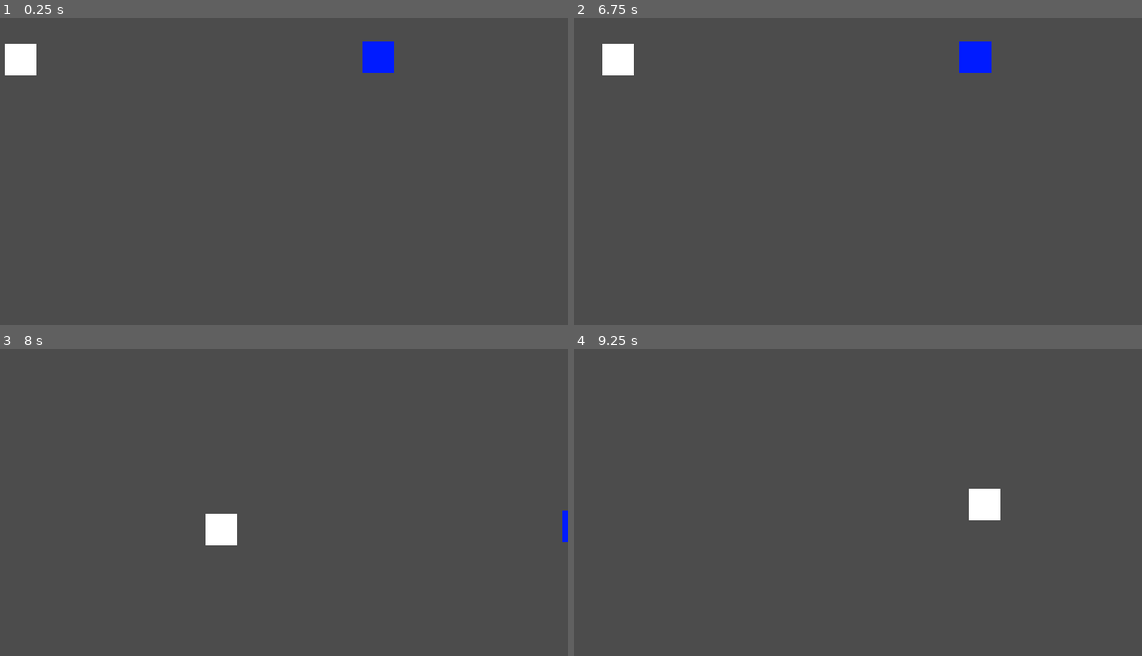
Above: before the commit, frames 1-4 (two rows, left to right).
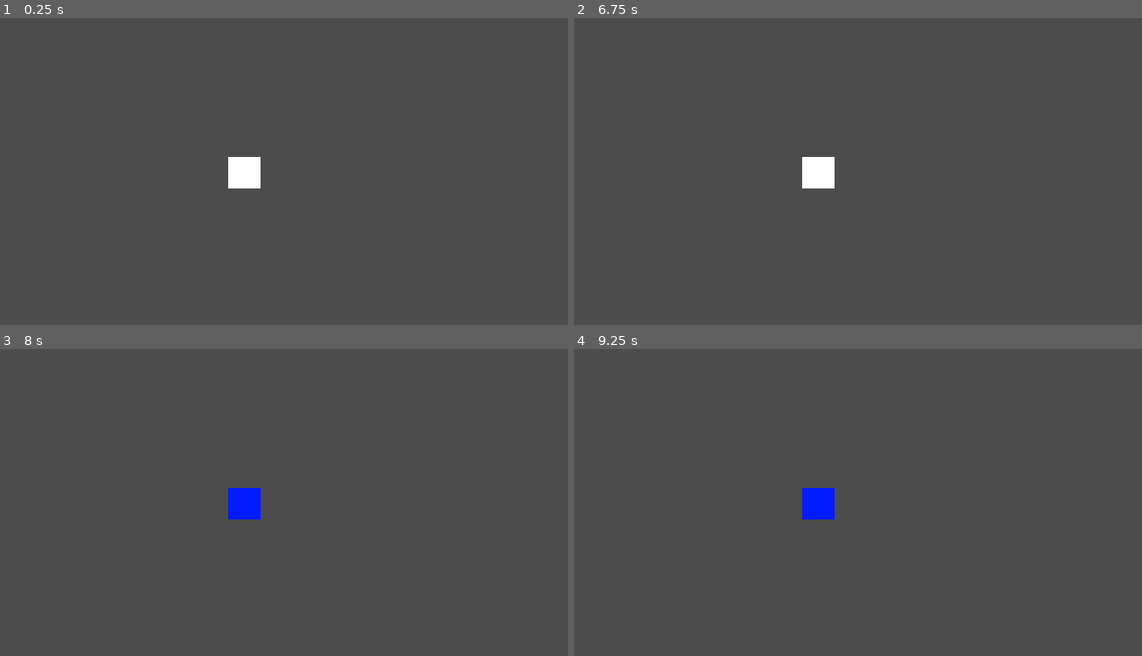
Above: after the commit, the same moments.

Repository: Archeologits/GMTK-GJ-21
Game: Godot game, scene res://levels/Main.tscn
The game is run twice, just before and just after one commit, with the same random seed, the same clock (stepped at 60 frames per second) and the same inputs. This scene is started directly instead of the project's main scene.
Inputs:
- Up to frame 1 (0.25 s): no input
- Up to frame 2 (6.75 s): click "New Game" at 0.5 s; click "New Game" at 1.25 s; click "Continue" at 2 s; click "Continue" at 2.75 s; click "Load Game" at 3.5 s; click "Back" at 4.25 s; click "Save Game" at 5 s; click "Save Game" at 5.75 s; hold Right (ui_right) from 6.53 s (still down); hold 1 (player1, bound only after the commit) from 6.53 s (still down)
- Up to frame 3 (8 s): tap 2 (player2, bound only after the commit) at 6.8, 7.35 s; release Right (ui_right) at 7.28 s; release 1 (player1, bound only after the commit) at 7.28 s; hold Down (ui_down) from 7.28 s (still down); tap 3 (player3, bound only after the commit) at 7.55 s
- Up to frame 4 (9.25 s): release Down (ui_down) at 8.03 s; hold Right (ui_right) 8.03-8.78 s; hold 3 (player3, bound only after the commit) 8.03-8.78 s; tap 1 (player1, bound only after the commit) at 8.3, 8.85 s; hold Up (ui_up) from 8.78 s (still down); tap 2 (player2, bound only after the commit) at 9.05 s

The runs differ from the first frame. In frame 1, 1.7% of the frame differs, in the area x 0-70%, y 7-56%; in frame 2, 1.7%, in the area x 4-74%, y 7-56%; in frame 3, 1.2%; in frame 4, 1.2%.

Commit message:
Script added to main

Diff:
--- /dev/null
+++ b/Main.gd
@@ -0,0 +1,27 @@
+extends Node2D
+
+# Member variables
+onready var camera1 : Camera2D = $Player/Camera
+onready var camera2 : Camera2D = $Player2/Camera
+onready var camera3 : Camera2D
+
+# Called when the node enters the scene tree for the first time.
+func _ready():
+  camera1.current = true
+  pass # Replace with function body.
+
+func _input(event : InputEvent) -> void:
+  if event.is_action_pressed("player1"):
+    print("oi")
+    camera1.current = true
+    camera2.current = false
+  elif event.is_action_pressed("player2"):
+    print("oi")
+    camera1.current = false
+    camera2.current = true
+  elif event.is_action_pressed("player3"):
+    pass
+
+# Called every frame. 'delta' is the elapsed time since the previous frame.
+#func _process(delta):
+#  pass
--- a/Main.tscn
+++ b/Main.tscn
@@ -1,14 +1,15 @@
-[gd_scene load_steps=7 format=2]
+[gd_scene load_steps=8 format=2]
 
 [ext_resource path="res://gui/PauseMenu.tscn" type="PackedScene" id=1]
 [ext_resource path="res://entities/Player.tscn" type="PackedScene" id=2]
 [ext_resource path="res://entities/player0/Player0.tscn" type="PackedScene" id=3]
 [ext_resource path="res://textures/BlackWhiteTiles.png" type="Texture" id=4]
+[ext_resource path="res://Main.gd" type="Script" id=5]
 
-[sub_resource type="ConvexPolygonShape2D" id=2]
+[sub_resource type="ConvexPolygonShape2D" id=1]
 points = PoolVector2Array( 64, 64, 0, 64, 0, 0, 64, 0 )
 
-[sub_resource type="TileSet" id=1]
+[sub_resource type="TileSet" id=2]
 0/name = "BlackWhiteTiles.png 0"
 0/texture = ExtResource( 4 )
 0/tex_offset = Vector2( 0, 0 )
@@ -33,26 +34,27 @@
 1/navigation_offset = Vector2( 0, 0 )
 1/shape_offset = Vector2( 0, 0 )
 1/shape_transform = Transform2D( 1, 0, 0, 1, 0, 0 )
-1/shape = SubResource( 2 )
+1/shape = SubResource( 1 )
 1/shape_one_way = false
 1/shape_one_way_margin = 1.0
 1/shapes = [ {
 "autotile_coord": Vector2( 0, 0 ),
 "one_way": false,
 "one_way_margin": 1.0,
-"shape": SubResource( 2 ),
+"shape": SubResource( 1 ),
 "shape_transform": Transform2D( 1, 0, 0, 1, 0, 0 )
 } ]
 1/z_index = 0
 
 [node name="Main" type="Node2D"]
+script = ExtResource( 5 )
 
 [node name="Node2D" type="Node2D" parent="."]
 position = Vector2( 1211.99, 213.727 )
 
 [node name="TileMap" type="TileMap" parent="Node2D"]
 position = Vector2( -1211.99, -213.727 )
-tile_set = SubResource( 1 )
+tile_set = SubResource( 2 )
 format = 1
 tile_data = PoolIntArray( -196612, 1, 0, -196611, 1, 0, -196610, 1, 0, -196609, 1, 0, -262144, 1, 0, -262143, 1, 0, -26 …(29506 unchanged characters)…
 
--- a/entities/Player.tscn
+++ b/entities/Player.tscn
@@ -39,3 +39,6 @@
 
 [node name="Shape" type="CollisionShape2D" parent="Interaction"]
 shape = SubResource( 2 )
+
+[node name="Camera" type="Camera2D" parent="."]
+current = true
--- a/levels/Main.tscn
+++ b/levels/Main.tscn
@@ -1,10 +1,12 @@
-[gd_scene load_steps=4 format=2]
+[gd_scene load_steps=5 format=2]
 
 [ext_resource path="res://gui/PauseMenu.tscn" type="PackedScene" id=1]
 [ext_resource path="res://entities/Player.tscn" type="PackedScene" id=2]
 [ext_resource path="res://entities/player0/Player0.tscn" type="PackedScene" id=3]
+[ext_resource path="res://Main.gd" type="Script" id=4]
 
 [node name="Main" type="Node2D"]
+script = ExtResource( 4 )
 
 [node name="Node2D" type="Node2D" parent="."]
 
@@ -14,4 +16,4 @@
 position = Vector2( 158.392, 121.622 )
 
 [node name="Player2" parent="." instance=ExtResource( 3 )]
-position = Vector2( 723.682, 116.868 )
+position = Vector2( 746.335, 126.307 )
--- a/project.godot
+++ b/project.godot
@@ -65,6 +65,24 @@
 window/stretch/mode="2d"
 window/stretch/aspect="keep"
 
+[input]
+
+player1={
+"deadzone": 0.5,
+"events": [ Object(InputEventKey,"resource_local_to_scene":false,"resource_name":"","device":0,"alt":false,"shift":false,"control":false,"meta":false,"command":false,"pressed":false,"scancode":49,"unicode":0,"echo":false,"script":null)
+ ]
+}
+player2={
+"deadzone": 0.5,
+"events": [ Object(InputEventKey,"resource_local_to_scene":false,"resource_name":"","device":0,"alt":false,"shift":false,"control":false,"meta":false,"command":false,"pressed":false,"scancode":50,"unicode":0,"echo":false,"script":null)
+ ]
+}
+player3={
+"deadzone": 0.5,
+"events": [ Object(InputEventKey,"resource_local_to_scene":false,"resource_name":"","device":0,"alt":false,"shift":false,"control":false,"meta":false,"command":false,"pressed":false,"scancode":51,"unicode":0,"echo":false,"script":null)
+ ]
+}
+
 [physics]
 
 common/enable_pause_aware_picking=true
